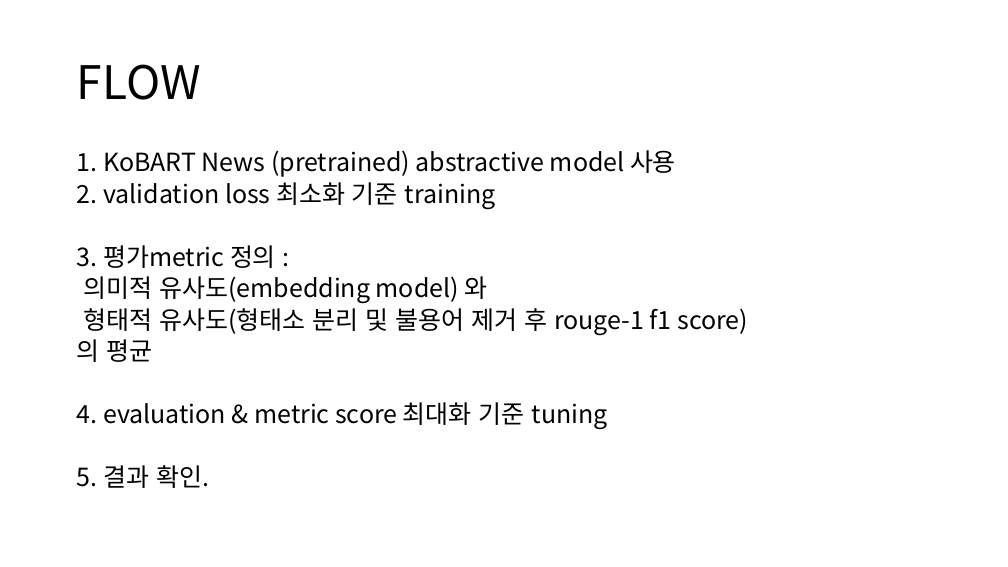
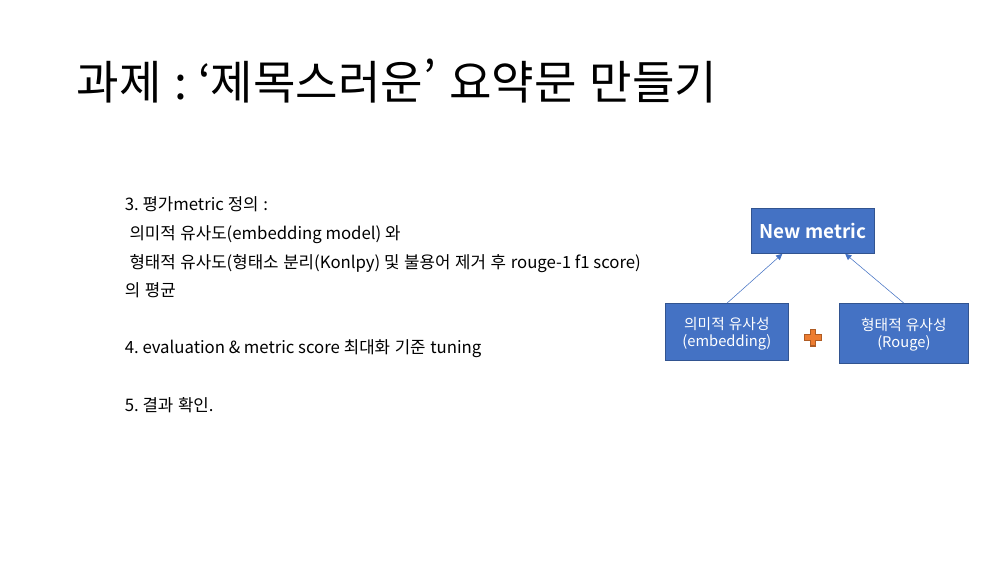
Before and after one commit to crosstar1228/wanted_pre_onboarding, a slide deck: slide 3 of [Wanted]기업과제4_뉴스기사요약모델링/Report/과제4_발표자료.pptx (slide 2 before the commit). Drawn at 1008x567 pixels with LibreOffice and Linux fonts; fonts in the diff are those of the drawing. Boxes give left, top, right and bottom in pixels: in the first picture for what was removed or moved away, otherwise in the second. Text is boxed around its words. In the diff, an @@ line names an element or a change of style, - is before the commit and + after.

Commit message:
1st

```diff
--- a/[Wanted]기업과제4_뉴스기사요약모델링/Report/과제4_발표자료.pptx
+++ b/[Wanted]기업과제4_뉴스기사요약모델링/Report/과제4_발표자료.pptx
@@ title at (x1=77, y1=58, x2=717, y2=103): text changed @@
-FLOW
+과제 : ‘제목스러운’ 요약문 만들기
@@ text at (x1=77, y1=150, x2=676, y2=209): paragraphs removed @@
-1. KoBART News (pretrained) abstractive model 사용
-2. validation loss 최소화 기준 training
@@ text "3. 평가metric 정의 :" moved from (x1=77, y1=150, x2=748, y2=488) to (x1=125, y1=196, x2=640, y2=413) @@
@@ text at (x1=125, y1=196, x2=481, y2=413): size 23.8 to 16 pt in "3. 평가metric 정의 :", "의미적 유사도(embedding model) 와", "의 평균", "4. evaluation & metric score 최대화 기준 ..." and 1 more places; line spacing 0.7 to 0.9 @@
@@ rectangle added at (x1=752, y1=209, x2=875, y2=253), fill #4472C4, outline #325491 1 pt, 18 pt, text #FFFFFF, bold @@
+New metric
@@ text at (x1=130, y1=254, x2=640, y2=273): text changed; size 23.8 to 16 pt @@
-형태적 유사도(형태소 분리 및 불용어 제거 후 rouge-1 f1 score)
+형태적 유사도(형태소 분리(Konlpy) 및 불용어 제거 후 rouge-1 f1 score)
@@ arrow added from (727, 303) to (783, 254), #4472C4 0.5 pt @@
@@ arrow added from (904, 303) to (845, 254), #4472C4 0.5 pt @@
@@ rectangle added at (x1=665, y1=303, x2=789, y2=361), fill #4472C4, outline #325491 1 pt, 14 pt, text #FFFFFF @@
+의미적 유사성
+(embedding)
@@ plus sign added at (x1=802, y1=326, x2=826, y2=349), fill #ED7D31, outline #AF5C24 1 pt @@
@@ rectangle added at (x1=839, y1=303, x2=969, y2=363), fill #4472C4, outline #325491 1 pt, 14 pt, text #FFFFFF @@
+형태적 유사성(Rouge)
```
Also in this commit, not shown: 2 other slides changed, 2 slides added.
